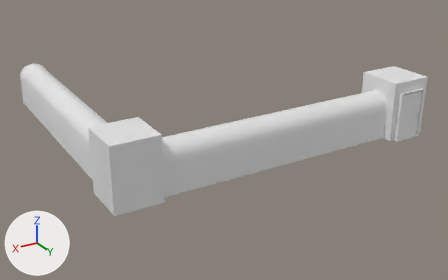
The Blender file Blender_Projects/Radiophobia_Levels/Tunnel.blend as it was, and as the next commit left it.
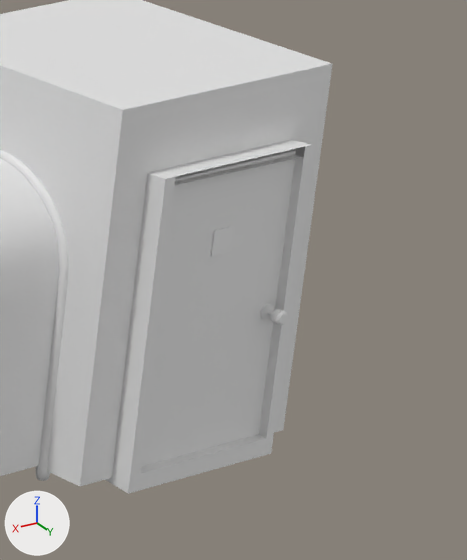
Each version appears first whole from a 50 mm camera at (5.33, 21.51, 7.89) aimed at (-4.8, 4.62, -0.55), and next in a close-up on the part from 84% to 100% of the width and 24% to 54% of the height. Arrows for +X, +Y and +Z are at lower left; the lights stay in place. Materials are left out; every surface is plain grey.

In view in the first close-up: 'Box.002', 'Door', 'Frame.002', 'Frame_Door', 'Walls_1'.
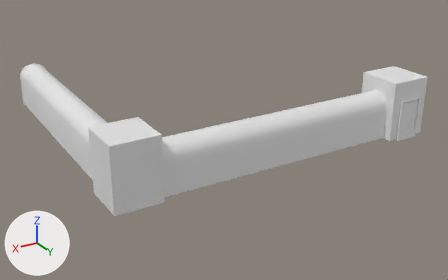
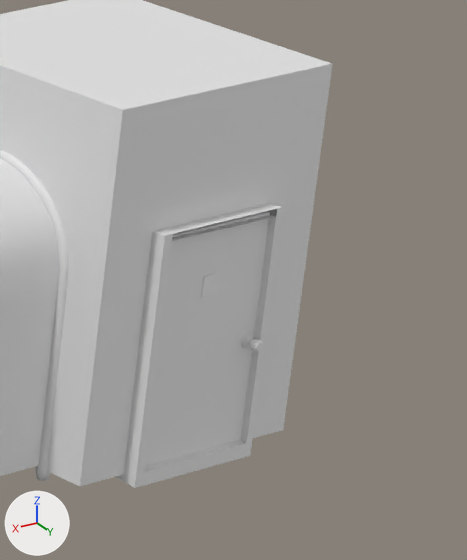
What differs and where, as boxes (x1, y1, x2, y2) in the close-ups (467 x 560 px):
'Door', moved, rescaled (19% narrower, 19% shorter)
    before: (141, 149, 296, 467)
    after: (145, 211, 270, 467)
'Frame_Door', moved, rescaled (19% narrower, 20% shorter)
    before: (105, 140, 312, 494)
    after: (116, 204, 283, 488)
part 1 of me_cube_009, added
    after: (113, 174, 277, 473)

What changed in the scene script:
```text
Change me_cube_009:
    where me_cube_009.from_pydata(...)  # 97 vertices, 30 faces; spans x -0.7..0.7, y -1.0..0.44, z -0.92..1.0
    used by ob_box_002; location = (-9.391, 7.481, 0.9); rotation_euler = (0.0, 0.0, 3.142), in degrees (0, 0, 180)
    verts and faces of me_cube_009; kept vertices keep their numbers, new ones are numbered from 97
    before: 8 (0.48, -1.0, 0.05), 9 (0.48, -1.0, -0.9), 10 (-0.48, -1.0, 0.05) at pixel (133, 291), 11 (-0.48, -1.0, -0.9) at pixel (112, 473), 12 (0.48, -1.0, 0.07)
    before: 13 (-0.48, -1.0, 0.07) at pixel (135, 286), 14 (0.47, -1.0, 0.17), 15 (-0.47, -1.0, 0.17), 16 (0.45, -1.0, 0.26), 17 (-0.45, -1.0, 0.26)
    before: 18 (0.41, -1.0, 0.34), 19 (-0.41, -1.0, 0.34), 20 (0.34, -1.0, 0.41), 21 (-0.34, -1.0, 0.41), 22 (0.28, -1.0, 0.47)
    before: 23 (-0.28, -1.0, 0.47), 24 (0.18, -1.0, 0.52), 25 (-0.18, -1.0, 0.52), 26 (0.1, -1.0, 0.54), 27 (-0.1, -1.0, 0.54)
    before: 28 (0.03, -1.0, 0.56), 29 (-0.03, -1.0, 0.56)
    me_cube_009 part 1
    add faces += [(8, 9, 11, 10, 13, 15, 17, 19, 21, 23, 25, 27, 29, 28, 26, 24, 22, 20, 18, 16, 14, 12)]
Change ob_door:
    ob_door.location: (-9.327, 8.41, 0.0) -> (-9.327, 8.41, -0.013)
    ob_door.scale: (1.49, 1.49, 1.49) -> (1.21, 1.21, 1.21)
Change ob_frame_door:
    ob_frame_door.location: (-9.327, 8.41, 0.0) -> (-9.327, 8.41, -0.013)
    ob_frame_door.scale: (1.49, 1.49, 1.49) -> (1.21, 1.21, 1.21)
```
